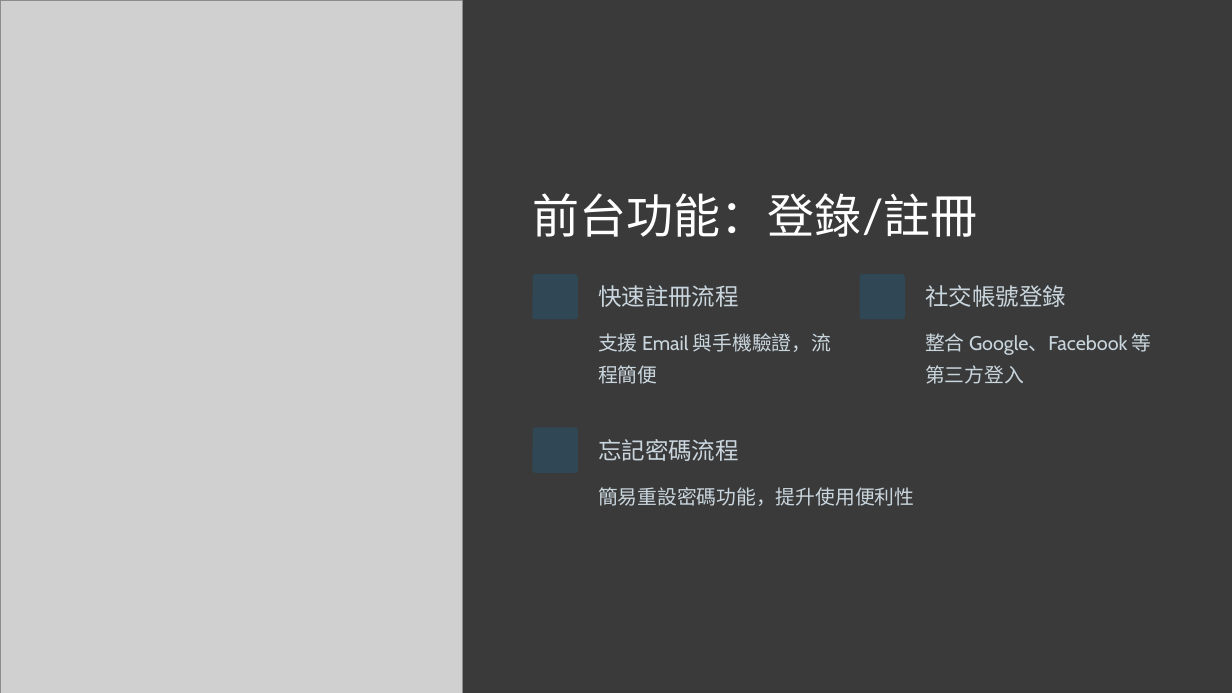
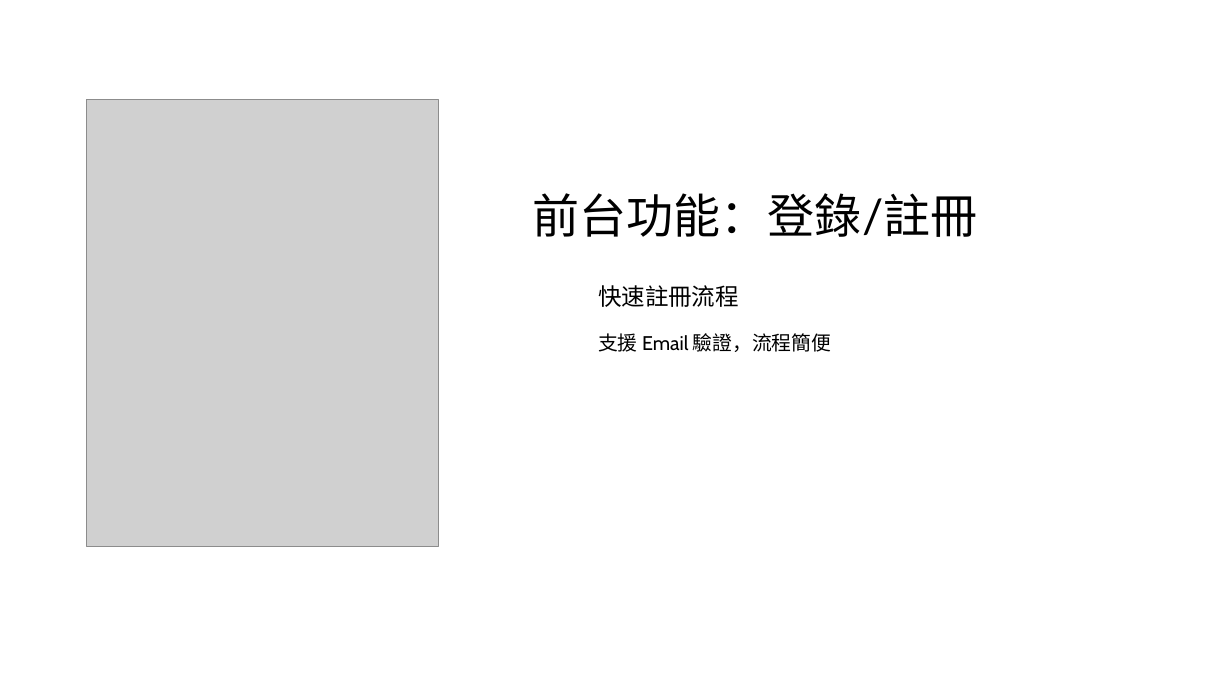
Before and after one commit to Balabababala/shoppingProject, a slide deck: slide 9 of 說明用工具/張允豪 購物網站 專題 ver.0.1.pptx (slide 18 before the commit). Drawn at 1232x693 pixels with LibreOffice and Linux fonts; fonts in the diff are those of the drawing; grey boxes stand for pictures. Boxes give left, top, right and bottom in pixels: in the first picture for what was removed or moved away, otherwise in the second. Text is boxed around its words. In the diff, an @@ line names an element or a change of style, - is before the commit and + after.

```diff
--- a/說明用工具/張允豪 購物網站 專題 ver.0.1.pptx
+++ b/說明用工具/張允豪 購物網站 專題 ver.0.1.pptx
@@ background #3A3A3A to #FFFFFF @@
@@ picture removed at [0,0,462,693] @@
@@ picture added at [86,99,438,546] @@
@@ text "前台功能：登錄/註冊" at [533,193,978,237]: text colour #FFFFFF to #000000 @@
@@ rounded rectangle removed at [533,274,578,320] @@
@@ text "快速註冊流程" at [598,285,739,307]: text colour #CAD6DE to #000000 @@
@@ rounded rectangle removed at [859,274,905,320] @@
@@ text removed at [925,285,1066,307] @@
-社交帳號登錄
@@ text at [598,333,831,352]: text changed; text colour #CAD6DE to #000000 @@
-支援 Email 與手機驗證，流程簡便
+支援 Email 驗證，流程簡便
@@ text removed at [925,333,1152,384] @@
-整合 Google、Facebook 等第三方登入
@@ rounded rectangle removed at [533,427,578,473] @@
@@ text removed at [598,439,739,461] @@
-忘記密碼流程
@@ text removed at [598,487,914,506] @@
-簡易重設密碼功能，提升使用便利性
```
Also in this commit, not shown: 19 other slides changed, 2 slides added, 3 slides removed, 36 other files.
